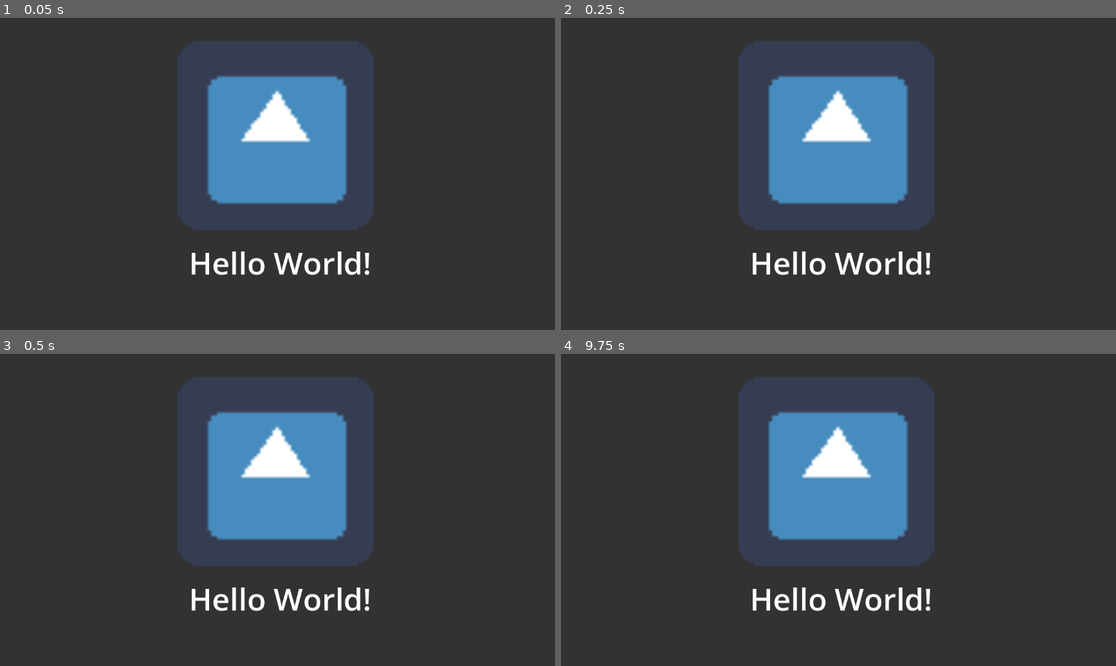
Above: before the commit, frames 1-4 (two rows, left to right).
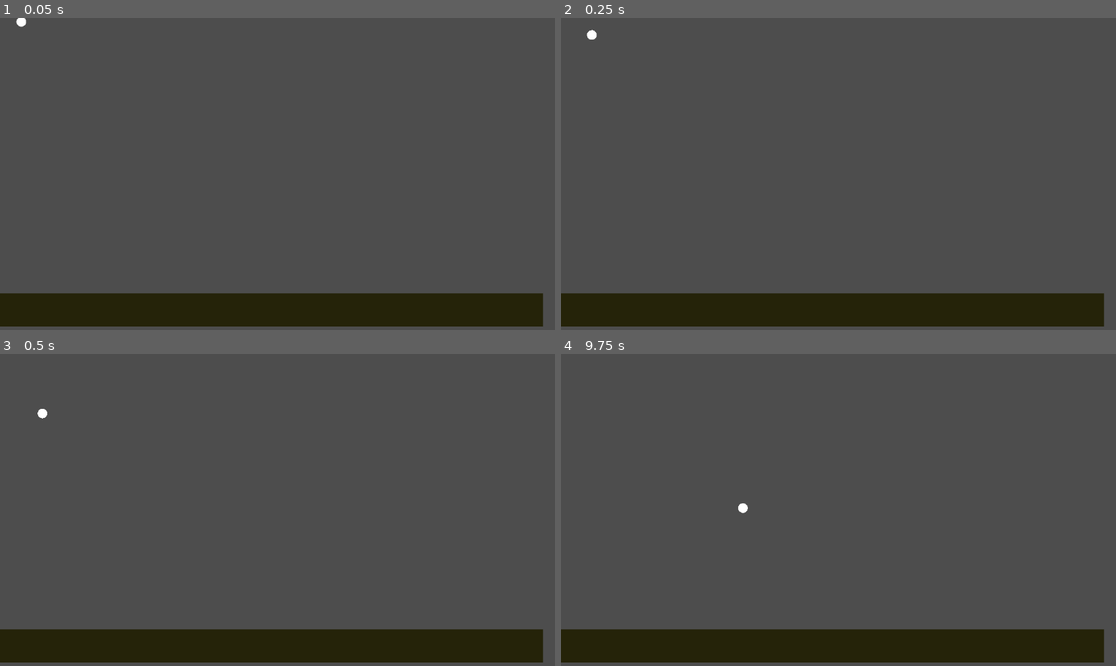
Above: after the commit, the same moments.

Repository: FarizzDev/astar
Game: Godot game, scene res://scenes/scene_1.tscn
Same seed, same stepped clock (60 frames per second), same inputs: the game is played once before the commit and once after it. Before the commit the project starts from res://scenes/gui.tscn. The engine's default icon, where the game draws it, is replaced by a stand-in: a white triangle on a blue panel in a dark square.
Inputs:
- Up to frame 1 (0.05 s): no input
- Up to frame 2 (0.25 s): no input
- Up to frame 3 (0.5 s): no input
- Up to frame 4 (9.75 s): tap Enter at 4.25 s; tap Space at 8 s

The runs differ from the first frame. In frame 1, 89% of the frame differs, in the area x 0-100%, y 0-100%; in frame 2, 89%; in frame 3, 89%; in frame 4, 89%.

Commit message:
test

Diff:
--- a/test-project/project.godot
+++ b/test-project/project.godot
@@ -11,9 +11,13 @@
 [application]
 
 config/name="Test Export"
-run/main_scene="res://scenes/gui.tscn"
+run/main_scene="res://scenes/scene_1.tscn"
 config/features=PackedStringArray("4.3", "GL Compatibility")
 config/icon="res://icon.svg"
+
+[autoload]
+
+settingup="*res://scripts/settingup.gd"
 
 [rendering]
 
--- /dev/null
+++ b/test-project/scenes/ball.tscn
@@ -0,0 +1,15 @@
+[gd_scene load_steps=4 format=3 uid="uid://dm6pecj5pcf1a"]
+
+[ext_resource type="Script" path="res://scripts/circle.gd" id="1_jxuys"]
+
+[sub_resource type="PhysicsMaterial" id="PhysicsMaterial_vqy2b"]
+bounce = 3.0
+
+[sub_resource type="CircleShape2D" id="CircleShape2D_2d6lw"]
+
+[node name="RigidBody2D" type="RigidBody2D"]
+physics_material_override = SubResource("PhysicsMaterial_vqy2b")
+script = ExtResource("1_jxuys")
+
+[node name="CollisionShape2D" type="CollisionShape2D" parent="."]
+shape = SubResource("CircleShape2D_2d6lw")
--- /dev/null
+++ b/test-project/scenes/scene_1.tscn
@@ -0,0 +1,27 @@
+[gd_scene load_steps=3 format=3 uid="uid://cnggel3v4ukn4"]
+
+[ext_resource type="PackedScene" uid="uid://dm6pecj5pcf1a" path="res://scenes/ball.tscn" id="1_ej704"]
+
+[sub_resource type="RectangleShape2D" id="RectangleShape2D_h181a"]
+size = Vector2(39.6, 38)
+
+[node name="Scene1" type="Node2D"]
+
+[node name="StaticBody2D" type="StaticBody2D" parent="."]
+position = Vector2(5, 493)
+scale = Vector2(29.5277, 1.71984)
+metadata/_edit_group_ = true
+
+[node name="ColorRect" type="ColorRect" parent="StaticBody2D"]
+offset_left = -1.6
+offset_top = 46.0
+offset_right = 38.4
+offset_bottom = 86.0
+color = Color(0.146644, 0.138783, 0.0368603, 1)
+
+[node name="CollisionShape2D" type="CollisionShape2D" parent="StaticBody2D"]
+position = Vector2(19.4, 65)
+shape = SubResource("RectangleShape2D_h181a")
+
+[node name="RigidBody2D" parent="." instance=ExtResource("1_ej704")]
+position = Vector2(41, 7)
--- /dev/null
+++ b/test-project/scripts/circle.gd
@@ -0,0 +1,8 @@
+extends RigidBody2D
+
+func _draw() -> void:
+	draw_circle(Vector2.ZERO, 10.0, Color(1, 1, 1))
+
+func  _ready() -> void:
+	physics_material_override.set("bounce", $"/root/settingup".bounce)
+	apply_central_impulse($"/root/settingup".impulse)
--- /dev/null
+++ b/test-project/scripts/settingup.gd
@@ -0,0 +1,4 @@
+extends Node
+
+var bounce: float = 1
+var impulse: Vector2 = Vector2(100, 0)
Not shown, changed: test-project/export_presets.cfg
